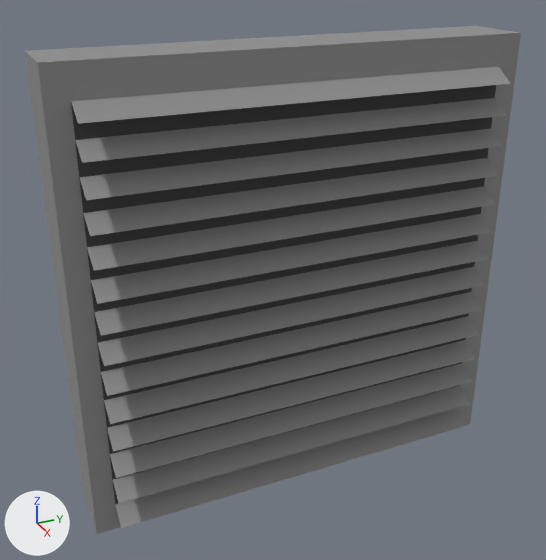
The Blender file Assets/Models/vent.blend as it was, and as the next commit left it.
Before and after are seen from a 50 mm lens placed at (2.94, -1.34, 1.38), pointed at (0.16, -0.09, -0.01). Arrows for +X, +Y and +Z are at lower left; the lights stay in place.
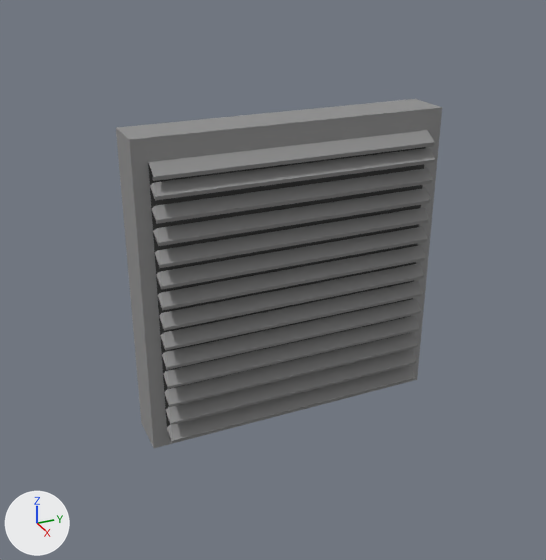
Boxes (x1, y1, x2, y2) around the edits, measured in the pictures (546 x 560 px):
```json
{"object": "Cube", "change": "mesh rescaled, modifiers changed", "before": [25, 26, 521, 534], "after": [116, 99, 442, 448], "on screen": "34% narrower, 31% shorter"}
```

Edits to the scene script, one JSON object a line:
```json
{"block": "me_cube", "where": "me_cube.from_pydata(...)  # 184 vertices, 154 faces; spans x 0.0..0.39, y -1.0..1.0, z -1.0..1.0"}
{"block": "me_cube", "where": "# used by ob_cube; location = (0.0, 0.0, 0.0); rotation_euler = (1.571, 0.0, 0.0), in degrees (90, 0, 0)"}
{"block": "me_cube", "change": "me_cube part 1: the whole mesh is scaled about the mesh origin by 0.696"}
{"op": "add", "block": "ob_cube", "code": "_m = ob_cube.modifiers.new('Solidify', 'SOLIDIFY')"}
{"op": "add", "block": "ob_cube", "code": "_m.thickness = 0.023"}
{"op": "add", "block": "ob_cube", "code": "_m.nonmanifold_thickness_mode = 'FIXED'"}
{"op": "add", "block": "ob_cube", "code": "_m.nonmanifold_merge_threshold = 0.0003"}
```
